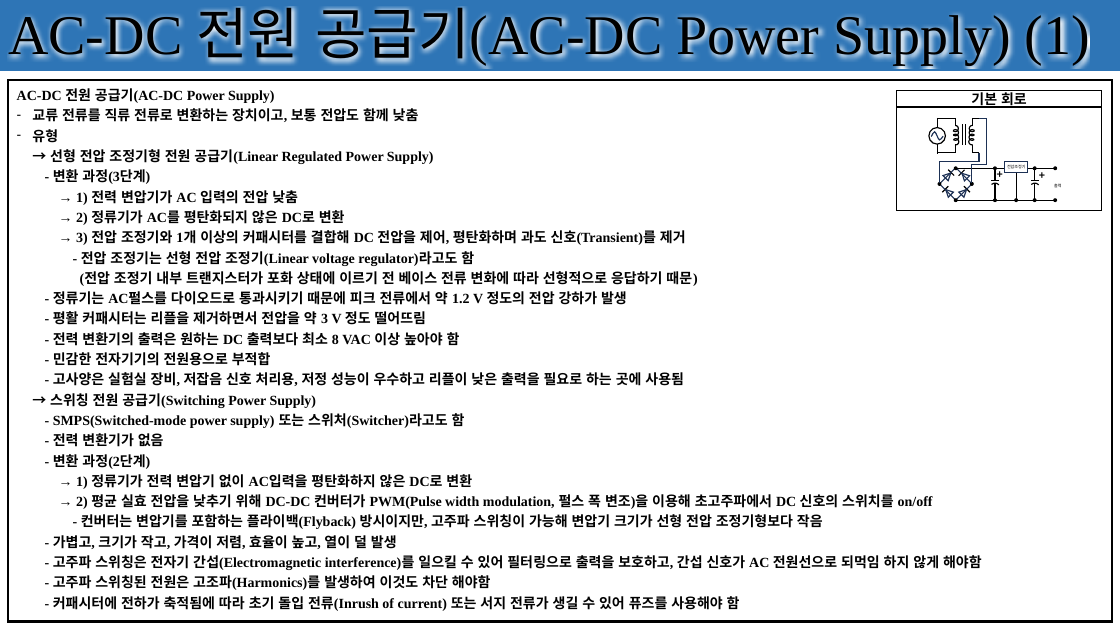
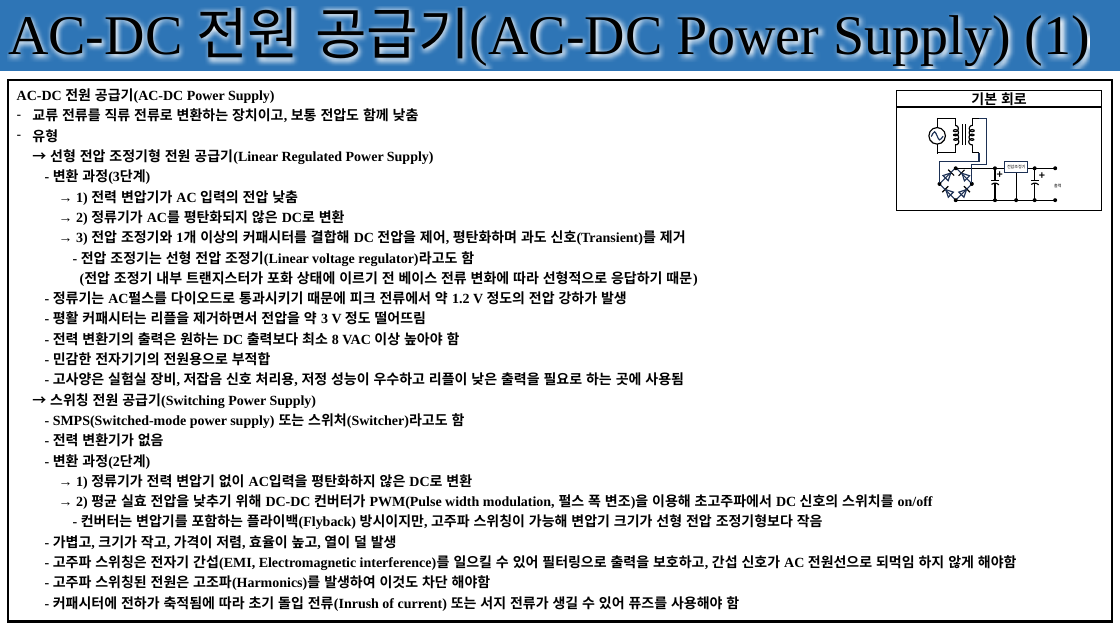
Before and after one commit to seonghokim/Study, a slide deck: slide 46 of Study Material/[KOR] Basic Electrical Circuit.pptx. Drawn at 1120x630 pixels with LibreOffice and Linux fonts; fonts in the diff are those of the drawing. Boxes give left, top, right and bottom in pixels: in the first picture for what was removed or moved away, otherwise in the second. Text is boxed around its words. In the diff, an @@ line names an element or a change of style, - is before the commit and + after.

```diff
--- a/Study Material/[KOR] Basic Electrical Circuit.pptx
+++ b/Study Material/[KOR] Basic Electrical Circuit.pptx
@@ table at (8, 80, 1112, 621) @@
-row 1, column 1: AC-DC 전원 공급기(AC-DC Power Supply) / 교류 전류를 직류 전류로 변환하는 장치이고, 보통 전압도 함께 낮춤 / 유형 / → 선형 전압 조정기형 전원 공급기(Linear Regulated Power Supply) / - 변환 과정(3단계) / → 1) 전력 변압기가 AC 입력의 전압 낮춤 / → 2) 정류기가 AC를 평탄화되지 않은 DC로 변환 / → 3) 전압 조정기와 1개 이상의 커패시터를 결합해 DC 전압을 제어, 평탄화하며 과도 신호(Transient)를 제거 / - 전압 조정기는 선형 전압 조정기(Linear voltage regulator)라고도 함 / (전압 조정기 내부 트랜지스터가 포화 상태에 이르기 전 베이스 전류 변화에 따라 선형적으로 응답하기 때문) / - 정류기는 AC펄스를 다이오드로 통과시키기 때문에 피크 전류에서 약 1.2 V 정도의 전압 강하가 발생 / - 평활 커패시터는 리플을 제거하면서 전압을 약 3 V 정도 떨어뜨림 / - 전력 변환기의 출력은 원하는 DC 출력보다 최소 8 VAC 이상 높아야 함 / - 민감한 전자기기의 전원용으로 부적합 / - 고사양은 실험실 장비, 저잡음 신호 처리용, 저정 성능이 우수하고 리플이 낮은 출력을 필요로 하는 곳에 사용됨 / → 스위칭 전원 공급기(Switching Power Supply) / - SMPS(Switched-mode power supply) 또는 스위처(Switcher)라고도 함 / - 전력 변환기가 없음 / - 변환 과정(2단계) / → 1) 정류기가 전력 변압기 없이 AC입력을 평탄화하지 않은 DC로 변환 / → 2) 평균 실효 전압을 낮추기 위해 DC-DC 컨버터가 PWM(Pulse width modulation, 펄스 폭 변조)을 이용해 초고주파에서 DC 신호의 스위치를 on/off / - 컨버터는 변압기를 포함하는 플라이백(Flyback) 방시이지만, 고주파 스위칭이 가능해 변압기 크기가 선형 전압 조정기형보다 작음 / - 가볍고, 크기가 작고, 가격이 저렴, 효율이 높고, 열이 덜 발생 / - 고주파 스위칭은 전자기 간섭(Electromagnetic interference)를 일으킬 수 있어 필터링으로 출력을 보호하고, 간섭 신호가 AC 전원선으로 되먹임 하지 않게 해야함 / - 고주파 스위칭된 전원은 고조파(Harmonics)를 발생하여 이것도 차단 해야함 / - 커패시터에 전하가 축적됨에 따라 초기 돌입 전류(Inrush of current) 또는 서지 전류가 생길 수 있어 퓨즈를 사용해야 함
+row 1, column 1: AC-DC 전원 공급기(AC-DC Power Supply) / 교류 전류를 직류 전류로 변환하는 장치이고, 보통 전압도 함께 낮춤 / 유형 / → 선형 전압 조정기형 전원 공급기(Linear Regulated Power Supply) / - 변환 과정(3단계) / → 1) 전력 변압기가 AC 입력의 전압 낮춤 / → 2) 정류기가 AC를 평탄화되지 않은 DC로 변환 / → 3) 전압 조정기와 1개 이상의 커패시터를 결합해 DC 전압을 제어, 평탄화하며 과도 신호(Transient)를 제거 / - 전압 조정기는 선형 전압 조정기(Linear voltage regulator)라고도 함 / (전압 조정기 내부 트랜지스터가 포화 상태에 이르기 전 베이스 전류 변화에 따라 선형적으로 응답하기 때문) / - 정류기는 AC펄스를 다이오드로 통과시키기 때문에 피크 전류에서 약 1.2 V 정도의 전압 강하가 발생 / - 평활 커패시터는 리플을 제거하면서 전압을 약 3 V 정도 떨어뜨림 / - 전력 변환기의 출력은 원하는 DC 출력보다 최소 8 VAC 이상 높아야 함 / - 민감한 전자기기의 전원용으로 부적합 / - 고사양은 실험실 장비, 저잡음 신호 처리용, 저정 성능이 우수하고 리플이 낮은 출력을 필요로 하는 곳에 사용됨 / → 스위칭 전원 공급기(Switching Power Supply) / - SMPS(Switched-mode power supply) 또는 스위처(Switcher)라고도 함 / - 전력 변환기가 없음 / - 변환 과정(2단계) / → 1) 정류기가 전력 변압기 없이 AC입력을 평탄화하지 않은 DC로 변환 / → 2) 평균 실효 전압을 낮추기 위해 DC-DC 컨버터가 PWM(Pulse width modulation, 펄스 폭 변조)을 이용해 초고주파에서 DC 신호의 스위치를 on/off / - 컨버터는 변압기를 포함하는 플라이백(Flyback) 방시이지만, 고주파 스위칭이 가능해 변압기 크기가 선형 전압 조정기형보다 작음 / - 가볍고, 크기가 작고, 가격이 저렴, 효율이 높고, 열이 덜 발생 / - 고주파 스위칭은 전자기 간섭(EMI, Electromagnetic interference)를 일으킬 수 있어 필터링으로 출력을 보호하고, 간섭 신호가 AC 전원선으로 되먹임 하지 않게 해야함 / - 고주파 스위칭된 전원은 고조파(Harmonics)를 발생하여 이것도 차단 해야함 / - 커패시터에 전하가 축적됨에 따라 초기 돌입 전류(Inrush of current) 또는 서지 전류가 생길 수 있어 퓨즈를 사용해야 함
```
Also in this commit, not shown: 2 slides added.
